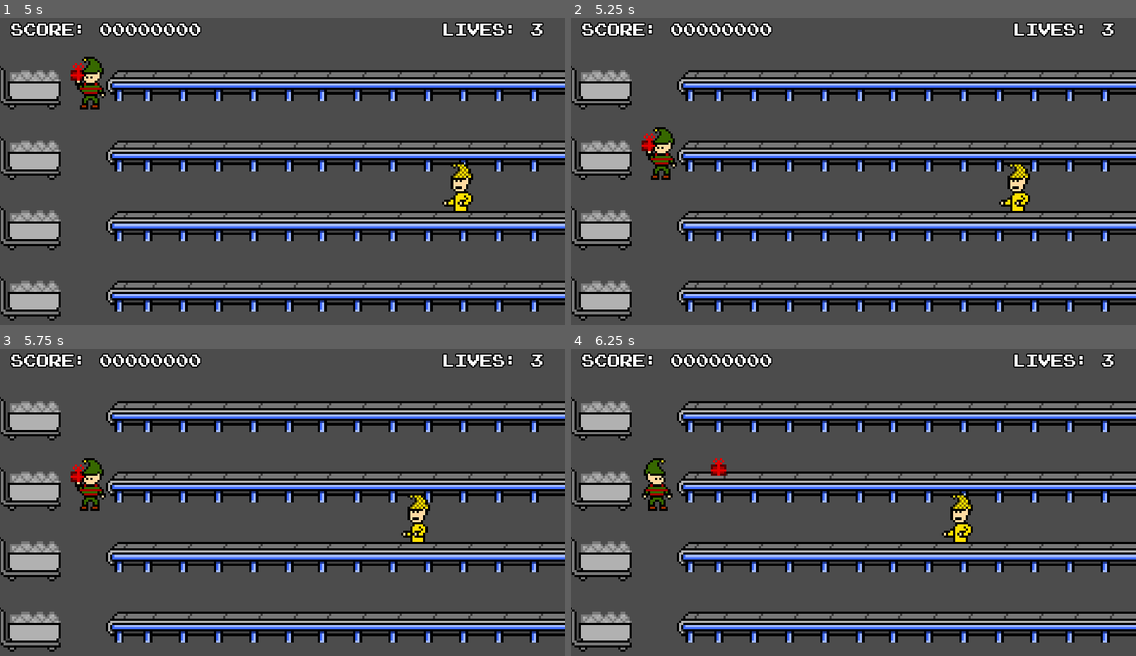
Above: before the commit, frames 1-4 (two rows, left to right).
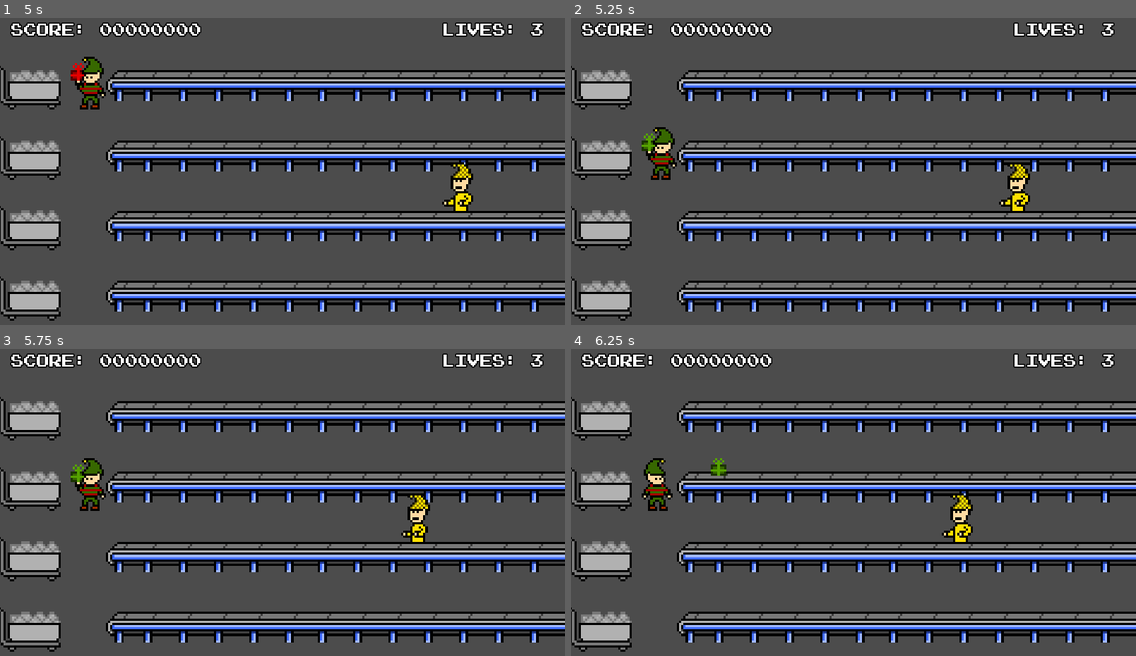
Above: after the commit, the same moments.

Repository: cjrose/Gifter
Game: Godot game, scene res://_scenes/Game/Game.tscn
Two runs of this game, one before a commit and one after it. Both use one fixed random seed, a clock stepped at 60 frames per second and the inputs below. Before the commit the project starts from res://_scenes/Game.tscn.
Inputs:
- Up to frame 1 (5 s): tap Enter at 0.5, 2 s; hold Right (ui_right) 0.53-1.28 s; tap Space (ui_select) at 0.6, 0.77, 1.07, 1.25, 1.35, 1.52, 1.82, 2.1, 2.75, 2.85, 3.02, 3.32, 3.6, 3.77, 4.07, 4.35, 4.52, 4.82 s; hold Down (ui_down) 1.28-2.03 s; hold Right (ui_right) 2.03-2.78 s; hold Up (ui_up) 2.78-3.53 s; hold Left (ui_left) from 3.53 s (still down)
- Up to frame 2 (5.25 s): release Left (ui_left) at 5.03 s; hold Down (ui_down) from 5.03 s (still down); tap Space (ui_select) at 5.1 s
- Up to frame 3 (5.75 s): keep holding Down (ui_down)
- Up to frame 4 (6.25 s): release Down (ui_down) at 5.78 s; hold Right (ui_right) from 5.78 s (still down); tap Space (ui_select) at 5.85, 6.02 s

Frame 1 is identical in both runs. In frame 2, 0.1% of the frame differs, in the area x 12-15%, y 37-44%; in frame 3, 0.1%; in frame 4, 0.1%, in the area x 24-28%, y 35-42%.

Commit message:
added lives system and reset upon gift failure

Diff:
--- a/_scenes/ElfEnemy.tscn
+++ /dev/null
@@ -1,61 +0,0 @@
-[gd_scene load_steps=16 format=2]
-
-[ext_resource path="res://scripts/ElfEnemy.gd" type="Script" id=1]
-[ext_resource path="res://sprites/elf_enemy/elfff-enemy-blue1.png" type="Texture" id=2]
-[ext_resource path="res://sprites/elf_enemy/elfff-enemy-blue2.png" type="Texture" id=3]
-[ext_resource path="res://sprites/elf_enemy/elfff-enemy-red3.png" type="Texture" id=4]
-[ext_resource path="res://sprites/elf_enemy/elfff-enemy-green3.png" type="Texture" id=5]
-[ext_resource path="res://sprites/elf_enemy/elfff-enemy-blue3.png" type="Texture" id=6]
-[ext_resource path="res://sprites/elf_enemy/elfff-enemy-yellow3.png" type="Texture" id=7]
-[ext_resource path="res://sprites/elf_enemy/elfff-enemy-red1.png" type="Texture" id=8]
-[ext_resource path="res://sprites/elf_enemy/elfff-enemy-red2.png" type="Texture" id=9]
-[ext_resource path="res://sprites/elf_enemy/elfff-enemy-yellow1.png" type="Texture" id=10]
-[ext_resource path="res://sprites/elf_enemy/elfff-enemy-yellow2.png" type="Texture" id=11]
-[ext_resource path="res://sprites/elf_enemy/elfff-enemy-green1.png" type="Texture" id=12]
-[ext_resource path="res://sprites/elf_enemy/elfff-enemy-green2.png" type="Texture" id=13]
-
-[sub_resource type="RectangleShape2D" id=2]
-extents = Vector2( 6, 8 )
-
-[sub_resource type="SpriteFrames" id=1]
-animations = [ {
-"frames": [ ExtResource( 2 ), ExtResource( 3 ) ],
-"loop": true,
-"name": "run_b",
-"speed": 2.0
-}, {
-"frames": [ ExtResource( 4 ), ExtResource( 5 ), ExtResource( 6 ), ExtResource( 7 ) ],
-"loop": false,
-"name": "gift",
-"speed": 0.0
-}, {
-"frames": [ ExtResource( 8 ), ExtResource( 9 ) ],
-"loop": true,
-"name": "run_r",
-"speed": 2.0
-}, {
-"frames": [ ExtResource( 10 ), ExtResource( 11 ) ],
-"loop": true,
-"name": "run_y",
-"speed": 2.0
-}, {
-"frames": [ ExtResource( 12 ), ExtResource( 13 ) ],
-"loop": true,
-"name": "run_g",
-"speed": 2.0
-} ]
-
-[node name="ElfEnemy" type="Area2D" groups=[
-"enemy",
-]]
-script = ExtResource( 1 )
-
-[node name="Collision" type="CollisionShape2D" parent="."]
-position = Vector2( 0, 4 )
-shape = SubResource( 2 )
-
-[node name="AnimatedSprite" type="AnimatedSprite" parent="."]
-position = Vector2( 0, 1 )
-frames = SubResource( 1 )
-animation = "run_y"
-[connection signal="area_entered" from="." to="." method="_on_ElfEnemy_area_entered"]
--- /dev/null
+++ b/_scenes/Game/ElfEnemy.tscn
@@ -0,0 +1,61 @@
+[gd_scene load_steps=16 format=2]
+
+[ext_resource path="res://scripts/Game/ElfEnemy.gd" type="Script" id=1]
+[ext_resource path="res://sprites/elf_enemy/elfff-enemy-blue1.png" type="Texture" id=2]
+[ext_resource path="res://sprites/elf_enemy/elfff-enemy-blue2.png" type="Texture" id=3]
+[ext_resource path="res://sprites/elf_enemy/elfff-enemy-yellow1.png" type="Texture" id=4]
+[ext_resource path="res://sprites/elf_enemy/elfff-enemy-yellow2.png" type="Texture" id=5]
+[ext_resource path="res://sprites/elf_enemy/elfff-enemy-green1.png" type="Texture" id=6]
+[ext_resource path="res://sprites/elf_enemy/elfff-enemy-green2.png" type="Texture" id=7]
+[ext_resource path="res://sprites/elf_enemy/elfff-enemy-red3.png" type="Texture" id=8]
+[ext_resource path="res://sprites/elf_enemy/elfff-enemy-green3.png" type="Texture" id=9]
+[ext_resource path="res://sprites/elf_enemy/elfff-enemy-blue3.png" type="Texture" id=10]
+[ext_resource path="res://sprites/elf_enemy/elfff-enemy-yellow3.png" type="Texture" id=11]
+[ext_resource path="res://sprites/elf_enemy/elfff-enemy-red1.png" type="Texture" id=12]
+[ext_resource path="res://sprites/elf_enemy/elfff-enemy-red2.png" type="Texture" id=13]
+
+[sub_resource type="RectangleShape2D" id=1]
+extents = Vector2( 6, 8 )
+
+[sub_resource type="SpriteFrames" id=2]
+animations = [ {
+"frames": [ ExtResource( 2 ), ExtResource( 3 ) ],
+"loop": true,
+"name": "run_b",
+"speed": 2.0
+}, {
+"frames": [ ExtResource( 4 ), ExtResource( 5 ) ],
+"loop": true,
+"name": "run_y",
+"speed": 2.0
+}, {
+"frames": [ ExtResource( 6 ), ExtResource( 7 ) ],
+"loop": true,
+"name": "run_g",
+"speed": 2.0
+}, {
+"frames": [ ExtResource( 8 ), ExtResource( 9 ), ExtResource( 10 ), ExtResource( 11 ) ],
+"loop": false,
+"name": "gift",
+"speed": 0.0
+}, {
+"frames": [ ExtResource( 12 ), ExtResource( 13 ) ],
+"loop": true,
+"name": "run_r",
+"speed": 2.0
+} ]
+
+[node name="ElfEnemy" type="Area2D" groups=[
+"enemy",
+]]
+script = ExtResource( 1 )
+
+[node name="Collision" type="CollisionShape2D" parent="."]
+position = Vector2( 0, 4 )
+shape = SubResource( 1 )
+
+[node name="AnimatedSprite" type="AnimatedSprite" parent="."]
+position = Vector2( 0, 1 )
+frames = SubResource( 2 )
+animation = "run_y"
+[connection signal="area_entered" from="." to="." method="_on_ElfEnemy_area_entered"]
--- a/_scenes/Game.tscn
+++ b/_scenes/Game/Game.tscn
@@ -1,10 +1,10 @@
 [gd_scene load_steps=6 format=2]
 
-[ext_resource path="res://scripts/Game.gd" type="Script" id=1]
+[ext_resource path="res://scripts/Game/Game.gd" type="Script" id=1]
 [ext_resource path="res://sprites/presents/placeholder-present-pickup.png" type="Texture" id=2]
-[ext_resource path="res://_scenes/Player.tscn" type="PackedScene" id=3]
-[ext_resource path="res://_scenes/Table.tscn" type="PackedScene" id=4]
-[ext_resource path="res://_scenes/HUD.tscn" type="PackedScene" id=5]
+[ext_resource path="res://_scenes/Game/Player.tscn" type="PackedScene" id=3]
+[ext_resource path="res://_scenes/Game/Table.tscn" type="PackedScene" id=4]
+[ext_resource path="res://_scenes/Game/HUD.tscn" type="PackedScene" id=5]
 
 [node name="Game" type="Node2D"]
 script = ExtResource( 1 )
--- a/_scenes/HUD.tscn
+++ b/_scenes/Game/HUD.tscn
@@ -1,6 +1,6 @@
 [gd_scene load_steps=3 format=2]
 
-[ext_resource path="res://scripts/HUD.gd" type="Script" id=1]
+[ext_resource path="res://scripts/Game/HUD.gd" type="Script" id=1]
 [ext_resource path="res://font/ps2p.tres" type="DynamicFont" id=2]
 
 [node name="HUD" type="MarginContainer"]
--- a/_scenes/Player.tscn
+++ b/_scenes/Game/Player.tscn
@@ -1,12 +1,13 @@
 [gd_scene load_steps=10 format=2]
 
-[ext_resource path="res://scripts/Player.gd" type="Script" id=1]
+[ext_resource path="res://scripts/Game/Player.gd" type="Script" id=1]
 [ext_resource path="res://sprites/player/elf.png" type="Texture" id=2]
 [ext_resource path="res://sprites/player/elf-throw.png" type="Texture" id=3]
 [ext_resource path="res://sprites/player/elf-red.png" type="Texture" id=4]
 [ext_resource path="res://sprites/player/elf-green.png" type="Texture" id=5]
 [ext_resource path="res://sprites/player/elf-blue.png" type="Texture" id=6]
 [ext_resource path="res://sprites/player/elf-yellow.png" type="Texture" id=7]
+
 
 [sub_resource type="RectangleShape2D" id=1]
 extents = Vector2( 7, 12 )
--- a/_scenes/Present.tscn
+++ b/_scenes/Game/Present.tscn
@@ -1,6 +1,6 @@
 [gd_scene load_steps=8 format=2]
 
-[ext_resource path="res://scripts/Present.gd" type="Script" id=1]
+[ext_resource path="res://scripts/Game/Present.gd" type="Script" id=1]
 [ext_resource path="res://sprites/presents/present-sprite-red.png" type="Texture" id=2]
 [ext_resource path="res://sprites/presents/present-sprite-green.png" type="Texture" id=3]
 [ext_resource path="res://sprites/presents/present-sprite-blue.png" type="Texture" id=4]
--- a/_scenes/Table.tscn
+++ b/_scenes/Game/Table.tscn
@@ -1,6 +1,6 @@
 [gd_scene load_steps=5 format=2]
 
-[ext_resource path="res://scripts/Table.gd" type="Script" id=1]
+[ext_resource path="res://scripts/Game/Table.gd" type="Script" id=1]
 [ext_resource path="res://sprites/table/c-belt-long.png" type="Texture" id=2]
 [ext_resource path="res://sprites/table/c-belt2.png" type="Texture" id=3]
 
--- a/project.godot
+++ b/project.godot
@@ -16,7 +16,7 @@
 [application]
 
 config/name="Gifter"
-run/main_scene="res://_scenes/Game.tscn"
+run/main_scene="res://_scenes/Game/Game.tscn"
 config/icon="res://icon.png"
 
 [display]
--- a/scripts/Game.gd
+++ b/scripts/Game/Game.gd
@@ -12,7 +12,7 @@
 # Max amount of times player can fail to deliver a present
 export var lives = 3
 # Seconds after a failed delivery that spawns will not happen
-export var fail_time_buffer = 4
+export var fail_time_buffer = 5
 
 # Keeps track of player score
 # 100 pts for successful gifting
@@ -25,7 +25,7 @@
 signal lives_change
 
 var rng = RandomNumberGenerator.new()
-var elf_enemy_scene = load("res://_scenes/ElfEnemy.tscn")
+var elf_enemy_scene = load("res://_scenes/Game/ElfEnemy.tscn")
 
 func _ready():
 	rng.randomize()
@@ -71,7 +71,7 @@
 		new_instance.moving = true
 
 func _on_gift_failed_delivery():
-	$Timer.start(fail_time_buffer)
+	_lose_life()
 	_update_score(self.points[2])
 
 func _on_gift_successful_delivery():
@@ -86,9 +86,21 @@
 		self.score = 0
 	emit_signal("score_change", self.score)
 
-func _update_lives(amt):
-	self.lives -= amt
-	if self.score < 0:
-		pass
-		# fail state
+func _lose_life():
+	self.lives -= 1
 	emit_signal("lives_change", self.lives)
+	_reset_game()
+
+func _reset_game():
+	$Character.pos = 0
+	# try again text maybe?
+
+	$Timer.start(fail_time_buffer)
+
+	var enemies = get_tree().get_nodes_in_group("enemy")
+	for enemy in enemies:
+		enemy.queue_free()
+
+	var presents = get_tree().get_nodes_in_group("present")
+	for present in presents:
+		present.queue_free()
--- a/scripts/Player.gd
+++ b/scripts/Game/Player.gd
@@ -25,7 +25,7 @@
 			pos += 1
 	if Input.is_action_just_pressed('ui_select'):
 		# facing towards the gift droppers
-		if $AnimatedSprite.flip_h == true and not carrying_present:
+		if $AnimatedSprite.flip_h == true:
 			carrying_present = true
 			$AnimatedSprite.frame = pos+2
 		# facing towards the tables
--- a/scripts/Table.gd
+++ b/scripts/Game/Table.gd
@@ -1,6 +1,6 @@
 extends StaticBody2D
 
-var present_scene = load("res://_scenes/Present.tscn")
+var present_scene = load("res://_scenes/Game/Present.tscn")
 export var table_id = 0
 
 func _ready():
Renamed: scripts/ElfEnemy.gd -> scripts/Game/ElfEnemy.gd
Renamed: scripts/HUD.gd -> scripts/Game/HUD.gd
Renamed: scripts/Present.gd -> scripts/Game/Present.gd
